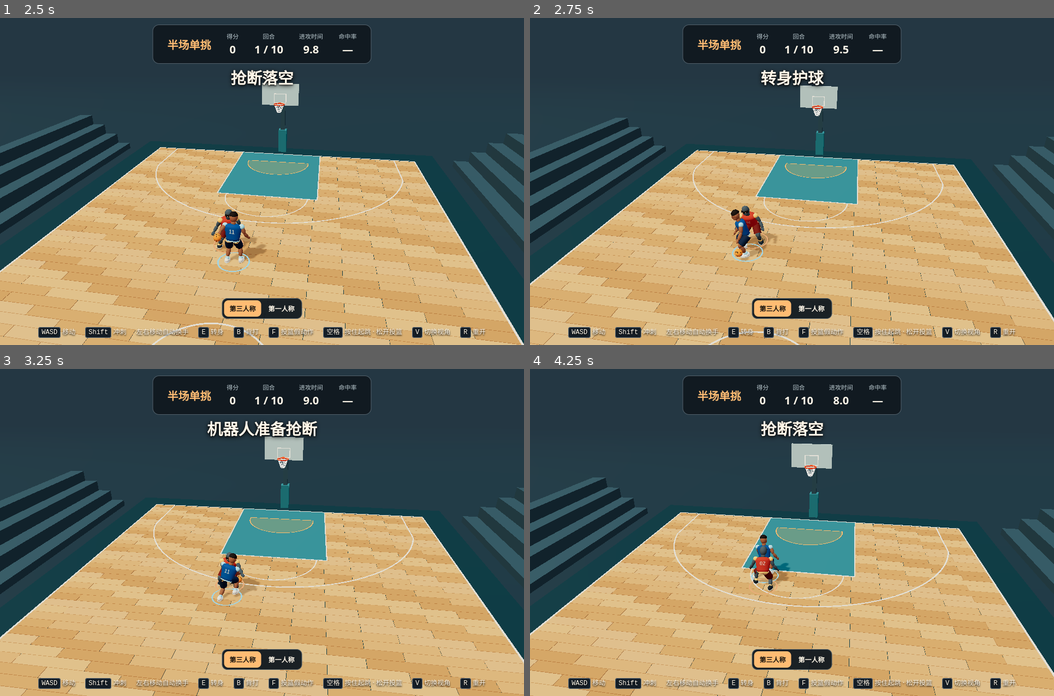
Above: before the commit, frames 1-4 (two rows, left to right).
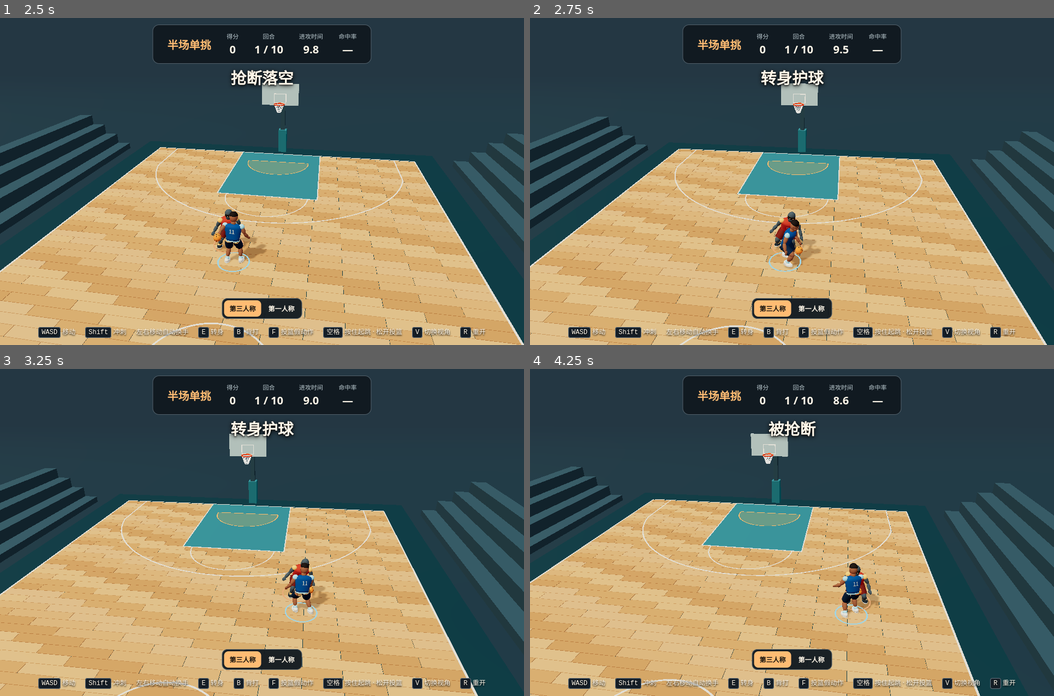
Above: after the commit, the same moments.

Repository: Arterning/basketball-game
Game: browser game, page index.html
Same seed, same stepped clock (60 frames per second), same inputs: the game is played once before the commit and once after it.
Inputs:
- Up to frame 1 (2.5 s): click "开始挑战" at 0.27 s; hold Right 1.03-1.53 s; tap Ctrl at 1.1, 1.6, 2.1 s; hold Down 1.58-1.85 s; hold Left 1.9-2.47 s
- Up to frame 2 (2.75 s): tap E at 2.52 s; hold Up from 2.52 s (still down); tap Ctrl at 2.6 s
- Up to frame 3 (3.25 s): release Up at 2.82 s; hold Right from 2.87 s (still down); tap Ctrl at 3.1 s
- Up to frame 4 (4.25 s): release Right at 3.53 s; hold Up 3.58-3.82 s; tap Ctrl at 3.6, 4.1 s; hold Left from 3.87 s (still down)

Frame 1 is identical in both runs. In frame 2, 24% of the frame differs, in the area x 0-100%, y 20-100%; in frame 3, 28%; in frame 4, 41%, in the area x 0-100%, y 8-100%.

Commit message:
- 左手运球 → 向右转身 → 右手接球继续运 - 右手运球 → 向左转身 → 左手接球继续运
方向由当前持球手决定。空位下，转身会横向拉开约 2.75 米，同时略向篮筐推进；球在转身中途触地，再弹到另一只手。

Diff:
--- a/basketball.js
+++ b/basketball.js
@@ -60,6 +60,9 @@
 const moveSide = new THREE.Vector3()
 const dribbleHand = new THREE.Vector3()
 const crossoverDuration = 0.18
+const spinDuration = 0.62
+const spinWidth = 2.75
+const spinDrive = 0.75
 const stealWindup = 0.32
 const crossoverStealWindup = 0.065
 const stealReachDuration = 0.18
@@ -225,10 +228,14 @@
   moveForward.set(-position.x, 0, rim.z - position.z).normalize()
   if (moveForward.lengthSq() === 0) moveForward.z = -1
   moveSide.set(-moveForward.z, 0, moveForward.x)
-  const side = Math.abs(input.move.x) > 0.2 ? Math.sign(input.move.x) : -ballSide
-  const duration = 0.57
-  dribble = { side, duration, time: 0, toHand: -side }
-  dribbleCooldown = duration + 0.44
+  const side = ballSide
+  const hoopAngle = Math.atan2(moveForward.x, moveForward.z)
+  const offset = THREE.MathUtils.euclideanModulo((player.root.rotation.y - hoopAngle) * side, Math.PI * 2)
+  const sweep = offset > Math.PI / 2 && offset < Math.PI * 1.5 ? offset : Math.PI * 2
+  dribble = { side, time: 0, toHand: -ballSide, sweep, startHeight: ball.position.y }
+  dribbleCooldown = spinDuration + 0.44
+  lastLateral = 0
+  lastLateralAt = -Infinity
   dash = 0
   if (defend === "steal" && defendTime < 0.43) stealEvaded = true
   ui.callout.textContent = "转身护球"
@@ -322,10 +329,11 @@
   if (!dribble && dribbleCooldown === 0 && input.pressed("spin")) startSpin(elapsed)
 
   if (dribble) {
-    const progress = dribble.time / dribble.duration
-    const sideSpeed = 5 * Math.cos(progress * 1.75)
-    const forwardSpeed = 1.25 + 4.6 * Math.sin(Math.PI * progress)
-    move.copy(moveSide).multiplyScalar(sideSpeed * dribble.side).addScaledVector(moveForward, forwardSpeed)
+    const previous = THREE.MathUtils.smoothstep(dribble.time, 0, spinDuration)
+    const next = THREE.MathUtils.smoothstep(dribble.time + dt, 0, spinDuration)
+    const speed = (next - previous) / dt
+    move.copy(moveSide).multiplyScalar(spinWidth * dribble.side * speed)
+    move.addScaledVector(moveForward, spinDrive * speed)
   } else {
     move.set(input.move.x, 0, input.move.y)
     if (input.pressed("sprint") && dashCooldown === 0) {
@@ -614,7 +622,7 @@
   const running = phase === "play" && playerVelocity.lengthSq() > 0.1
   const shooting = charge > 0 || airborne > 0
   const protecting = !shooting && !fake && !dunk && !dribble && isProtectingBall()
-  const progress = dribble ? clamp(dribble.time / dribble.duration, 0, 1) : 0
+  const progress = dribble ? clamp(dribble.time / spinDuration, 0, 1) : 0
   const dribblingHand = dribble && progress > 0.45 ? dribble.toHand : ballSide
   const fakeLift = fake ? Math.sin(Math.PI * fake / fakeDuration) : 0
   const crossProgress = crossover ? clamp((elapsed - crossover.started) / crossoverDuration, 0, 1) : 0
@@ -730,6 +738,15 @@
     ball.position.y += 0.045
     return
   }
+  if (dribble) {
+    const progress = clamp(dribble.time / spinDuration, 0, 1)
+    player.hands[dribble.toHand < 0 ? 0 : 1].getWorldPosition(dribbleHand)
+    ball.position.lerp(dribbleHand, THREE.MathUtils.smoothstep(progress, 0.32, 0.69))
+    ball.position.y = progress < 0.5
+      ? THREE.MathUtils.lerp(dribble.startHeight, 0.13, progress * 2)
+      : THREE.MathUtils.lerp(0.13, dribbleHand.y, progress * 2 - 1)
+    return
+  }
   if (crossover) {
     const progress = clamp((elapsed - crossover.started) / crossoverDuration, 0, 1)
     player.hands[crossover.toHand < 0 ? 0 : 1].getWorldPosition(dribbleHand)
@@ -809,13 +826,13 @@
   }
   if (dribble) {
     dribble.time += dt
-    if (dribble.time >= dribble.duration) {
+    if (dribble.time >= spinDuration) {
       ballSide = dribble.toHand
       bounceStarted = elapsed
       dribble = null
     } else {
-      const progress = THREE.MathUtils.smoothstep(dribble.time / dribble.duration, 0, 1)
-      player.root.rotation.y -= dribble.side * progress * Math.PI * 2
+      const progress = THREE.MathUtils.smoothstep(dribble.time / spinDuration, 0, 1)
+      player.root.rotation.y += dribble.side * dribble.sweep * (1 - progress)
     }
   }
   if (!fake && !charge && !post && !dribble && !fakeCooldown && input.pressed("fake") && remaining > 0) {
